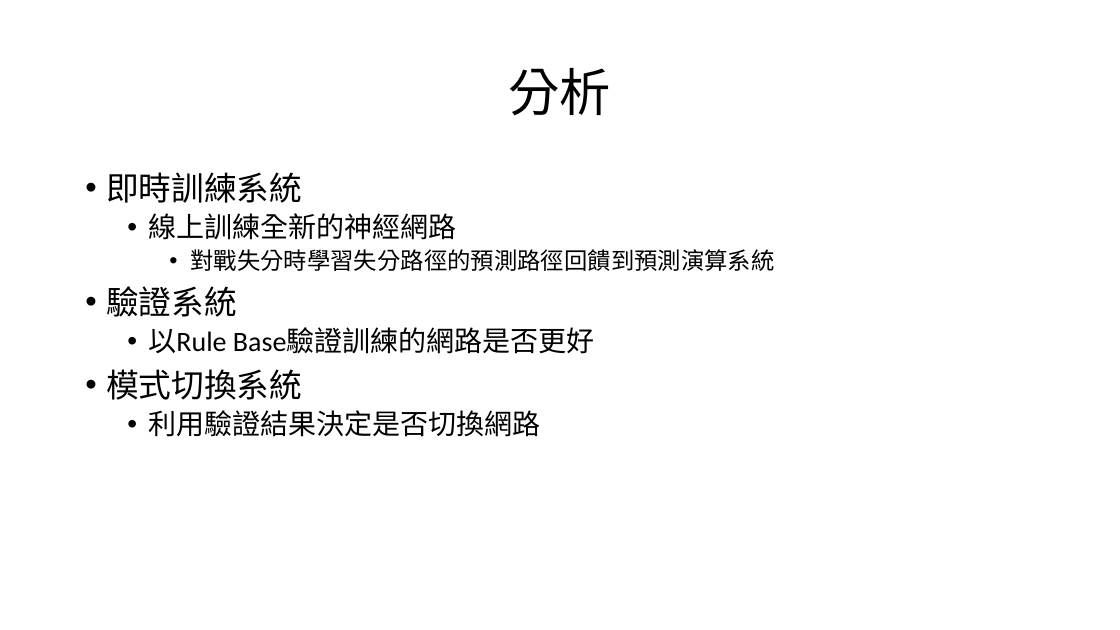
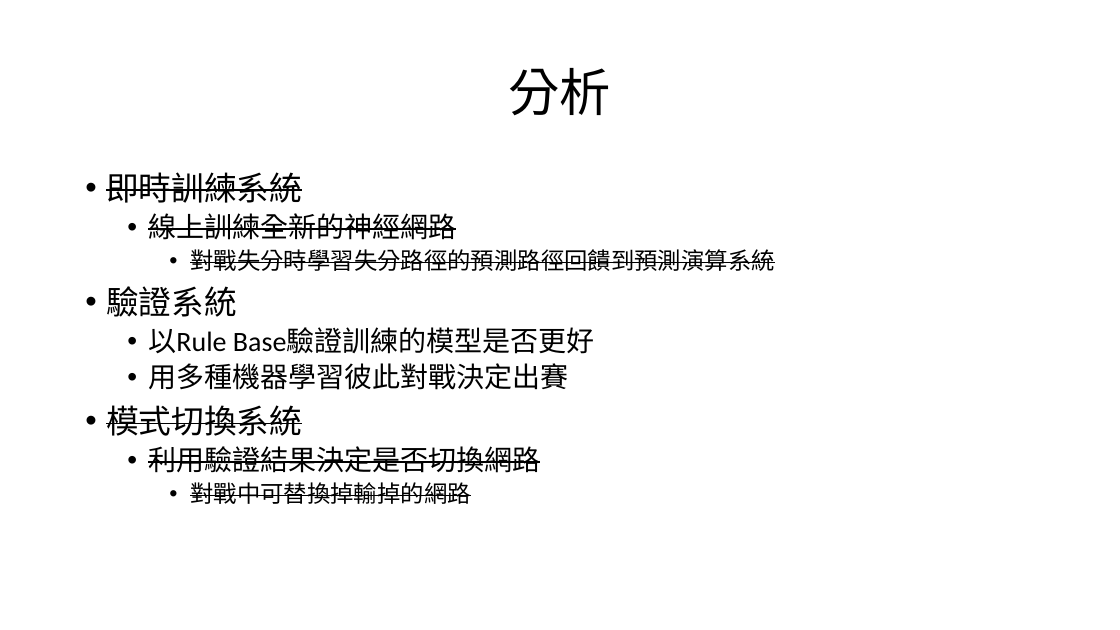
Before and after one commit to HongYu313Lin/-, a slide deck: slide 12 of 乒乓球規格.pptx (slide 6 before the commit). Drawn at 1120x630 pixels with LibreOffice and Linux fonts; fonts in the diff are those of the drawing. Boxes give left, top, right and bottom in pixels: in the first picture for what was removed or moved away, otherwise in the second. Text is boxed around its words. In the diff, an @@ line names an element or a change of style, - is before the commit and + after.

```diff
--- a/乒乓球規格.pptx
+++ b/乒乓球規格.pptx
@@ text at (x1=106, y1=172, x2=774, y2=473): strikethrough on in "即時訓練系統", "線上訓練全新的神經網路", "對戰失分時學習失分路徑的預測路徑回饋到預測演算系統", "模式切換系統" and 1 more places @@
@@ text at (x1=148, y1=328, x2=595, y2=390): text changed @@
-  • 以Rule Base驗證訓練的網路是否更好
+  • 以Rule Base驗證訓練的模型是否更好
+  • 用多種機器學習彼此對戰決定出賽
@@ text at (x1=190, y1=482, x2=471, y2=504): paragraph added @@
+    • 對戰中可替換掉輸掉的網路
```
Also in this commit, not shown: 5 other slides changed, 28 slides added, 22 other files.
